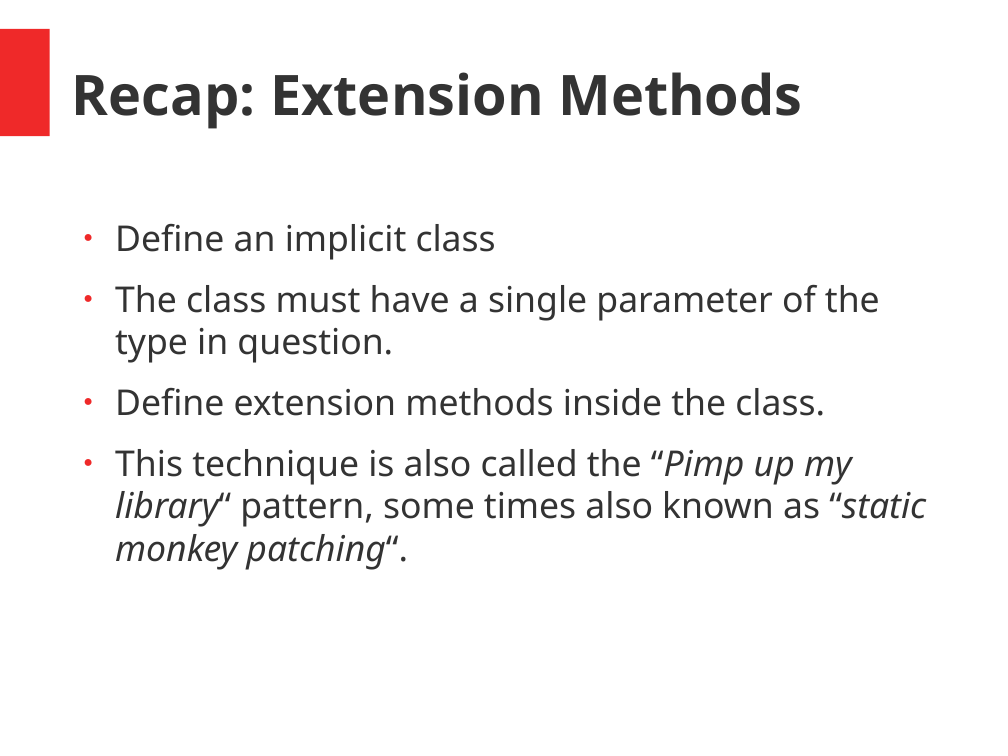
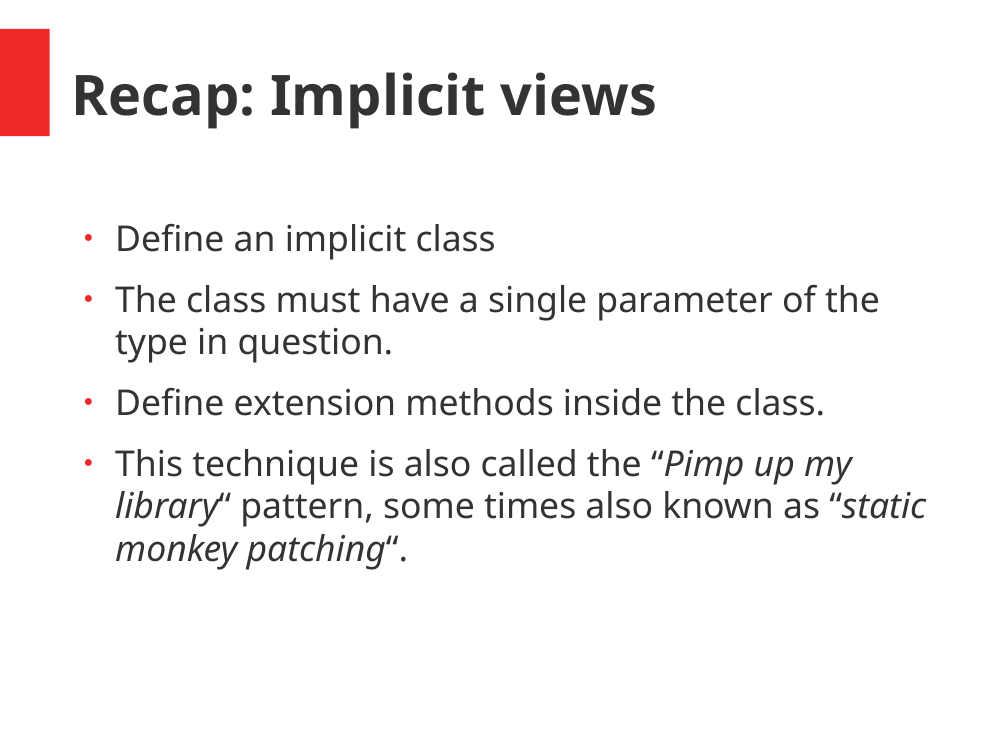
Before and after one commit to hermannhueck/typeclasses, a slide deck: slide 6 of Slides/TypeClasses.pptx. Drawn at 1008x756 pixels with LibreOffice and Linux fonts; fonts in the diff are those of the drawing. Boxes give left, top, right and bottom in pixels: in the first picture for what was removed or moved away, otherwise in the second. Text is boxed around its words. In the diff, an @@ line names an element or a change of style, - is before the commit and + after.

```diff
--- a/Slides/TypeClasses.pptx
+++ b/Slides/TypeClasses.pptx
@@ text at box(72, 72, 657, 129): text changed @@
-Recap: Extension Methods
+Recap: Implicit views
```
Also in this commit, not shown: 9 other slides changed, 1 slide added, 1 other file.
